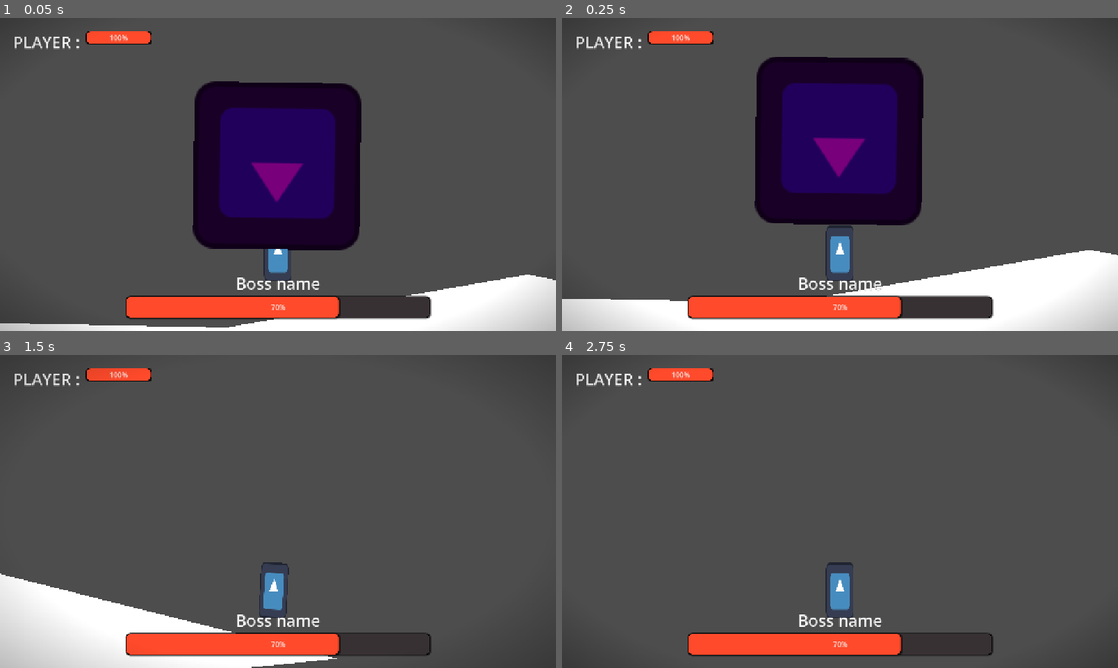
Above: before the commit, frames 1-4 (two rows, left to right).
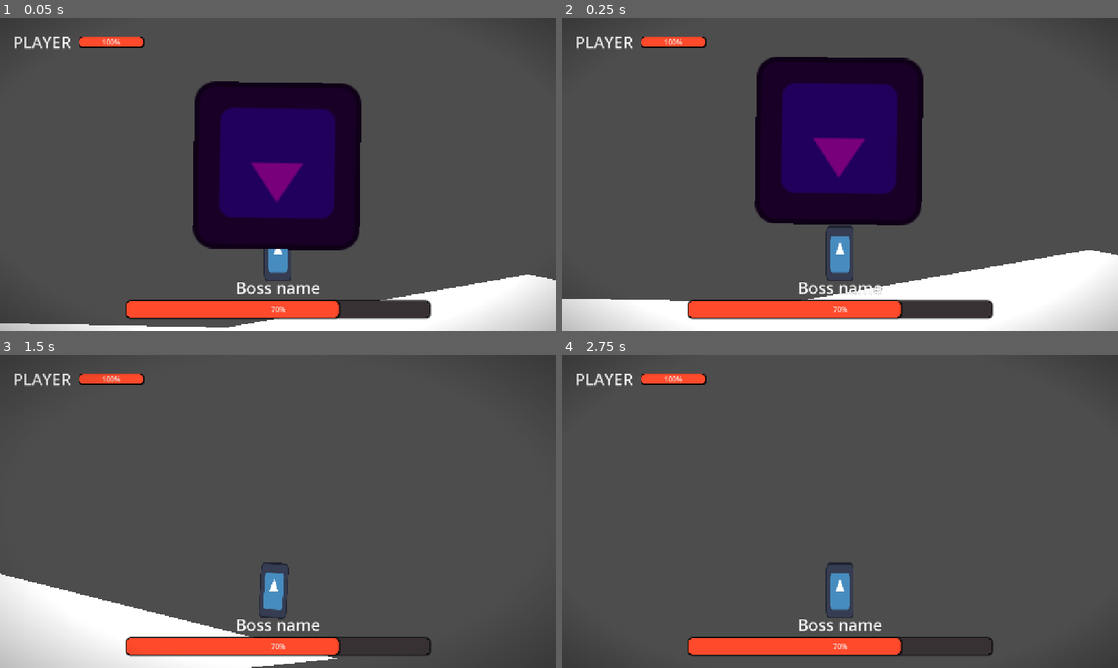
Above: after the commit, the same moments.

Repository: Jeremy-81/GamaBanda
Game: Godot game, scene res://scenes/boss_fight.tscn
Two runs of this game, one before a commit and one after it. Both use one fixed random seed, a clock stepped at 60 frames per second and the inputs below. The engine's default icon, where the game draws it, is replaced by a stand-in: a white triangle on a blue panel in a dark square.
Inputs:
- Up to frame 1 (0.05 s): no input
- Up to frame 2 (0.25 s): no input
- Up to frame 3 (1.5 s): hold D (go_right) from 0.53 s (still down); tap Ctrl (dash) at 0.6, 1.35 s; tap Space (jump) at 0.77 s
- Up to frame 4 (2.75 s): tap Space (jump) at 1.52 s; release D (go_right) at 2.03 s; hold A (go_left) from 2.03 s (still down); tap Ctrl (dash) at 2.1 s

The runs differ from the first frame. In frame 1, 1.9% of the frame differs, in the area x 13-78%, y 4-94%; in frame 2, 1.9%; in frame 3, 1.9%; in frame 4, 1.9%.

Commit message:
Fix lifebar size

Diff:
--- a/scenes/game_interface.tscn
+++ b/scenes/game_interface.tscn
@@ -31,16 +31,19 @@
 layout_mode = 2
 size_flags_horizontal = 0
 size_flags_vertical = 2
+theme_override_constants/separation = 17
 
 [node name="PlayerName" type="Label" parent="MarginContainer/VBoxContainer/HBoxContainer" unique_id=1060822646]
 layout_mode = 2
-text = "PLAYER : "
+size_flags_horizontal = 0
+text = "PLAYER"
 
 [node name="PlayerLife" type="ProgressBar" parent="MarginContainer/VBoxContainer/HBoxContainer" unique_id=340610829]
 clip_contents = true
-custom_minimum_size = Vector2(150, 30)
+custom_minimum_size = Vector2(150, 20)
 layout_mode = 2
-size_flags_horizontal = 3
+size_flags_horizontal = 0
+size_flags_vertical = 4
 step = 0.1
 value = 100.0
 
@@ -56,7 +59,7 @@
 horizontal_alignment = 1
 
 [node name="BossLife" type="ProgressBar" parent="MarginContainer/VBoxContainer/VBoxContainer" unique_id=1144984005]
-custom_minimum_size = Vector2(700, 50)
+custom_minimum_size = Vector2(700, 40)
 layout_mode = 2
 step = 0.1
 value = 70.0
